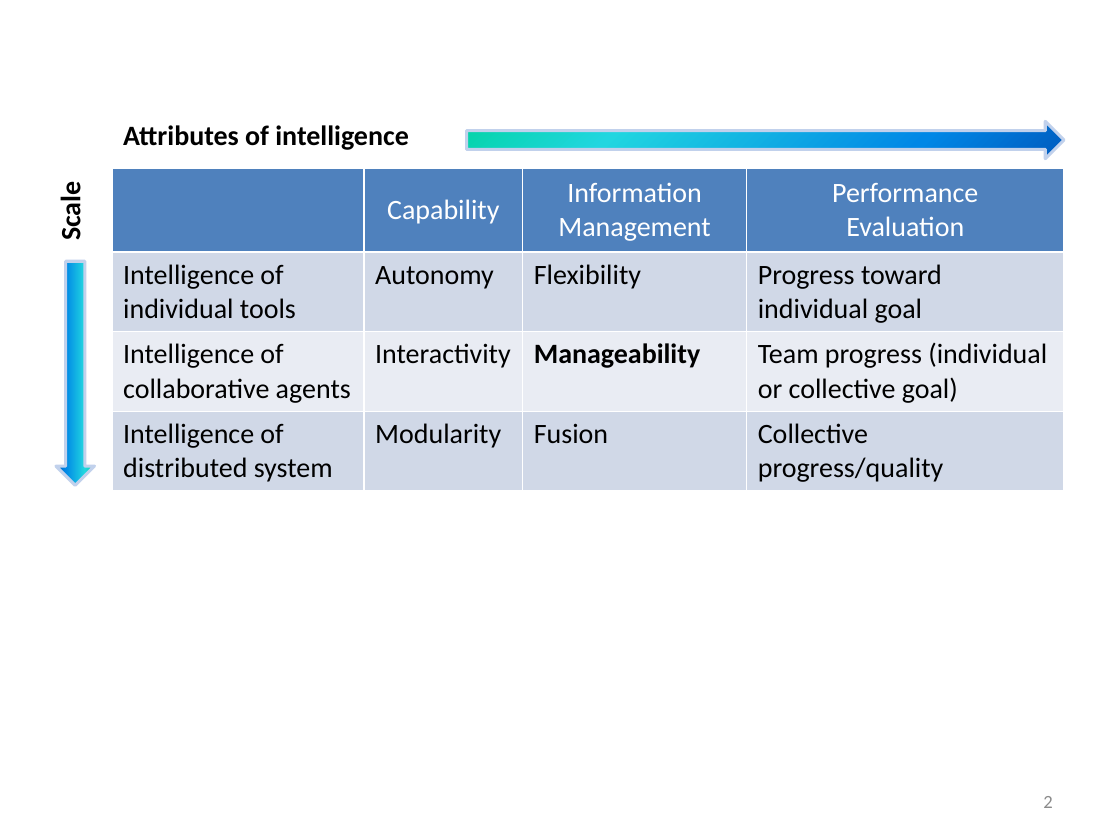
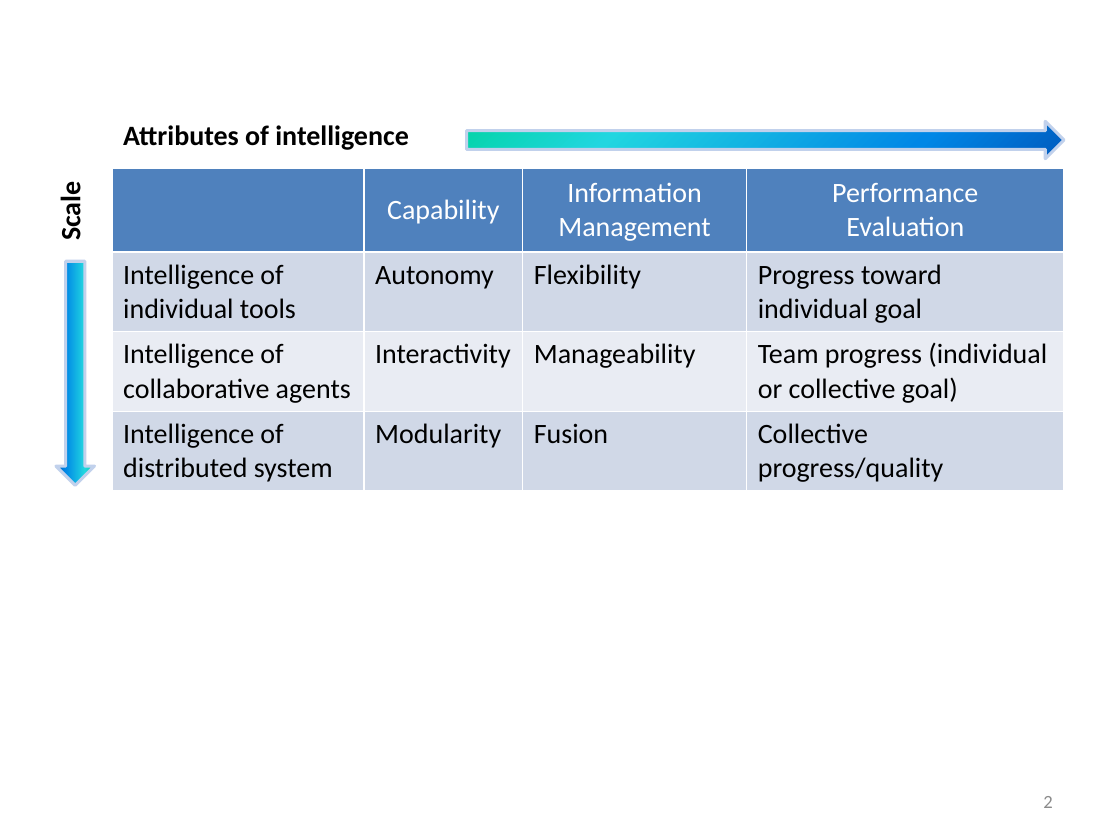
Before and after one commit to Lannyland/Dissertation, a slide deck: slide 2 of Dissertation/stuff/PPT4Images.pptx. Drawn at 1120x840 pixels with LibreOffice and Linux fonts; fonts in the diff are those of the drawing. Boxes give left, top, right and bottom in pixels: in the first picture for what was removed or moved away, otherwise in the second. Text is boxed around its words. In the diff, an @@ line names an element or a change of style, - is before the commit and + after.

```diff
--- a/Dissertation/stuff/PPT4Images.pptx
+++ b/Dissertation/stuff/PPT4Images.pptx
@@ table at (112, 168, 1064, 487) @@
@@ bold off in "Manageability" @@
```
Also in this commit, not shown: 1 other slide changed, 10 other files.
